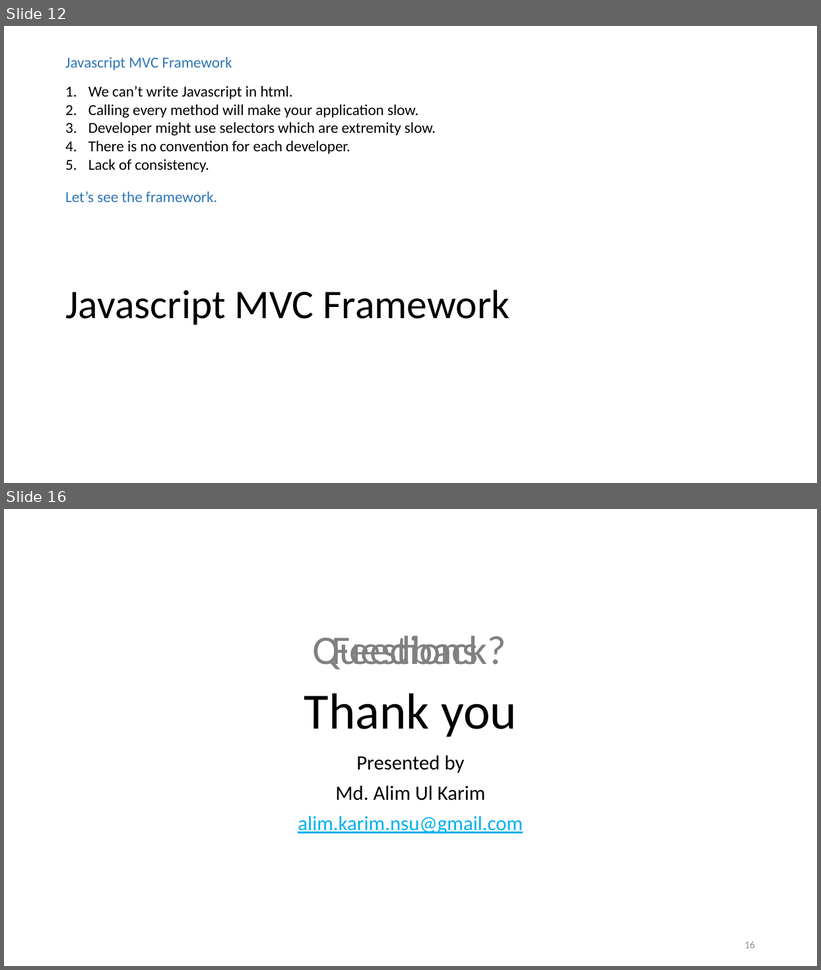
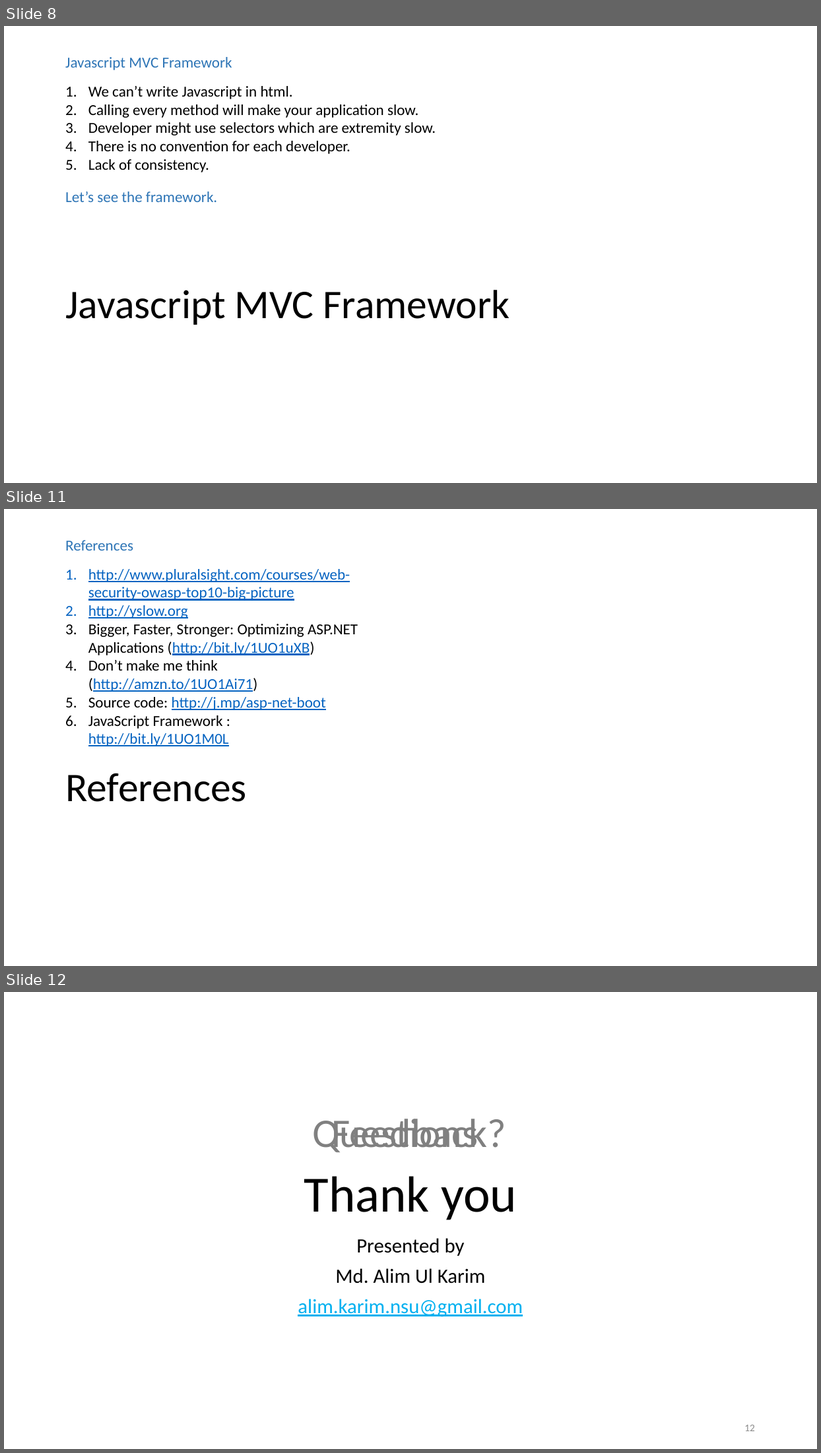
Before and after one commit to accorddeveloper/ASP.NET-MVC-Bootstrapper-Installed-Example, a slide deck: ASP.NET Presentation_2.pptx. Shown one above the other, each under a label of ours: slides 12 and 16 before the commit, slides 8, 11 and 12 after it; the slides between them are not shown. The pictures are 821x970 and 821x1453 pixels, drawn with LibreOffice and Linux fonts; fonts in the diff are those of the drawing. Boxes give left, top, right and bottom in pixels: in the first picture for what was removed or moved away, otherwise in the second. Text is boxed around its words. In the diff, an @@ line names an element or a change of style, - is before the commit and + after.

Commit message:
Slide half complete with References include

```diff
--- a/ASP.NET Presentation_2.pptx
+++ b/ASP.NET Presentation_2.pptx
@@ slide 11 added at <box>4,509,817,966</box>, background #FFFFFF @@
@@ text added at <box>65,540,133,551</box>, 18 pt, text #2E75B6 @@
+References
@@ text added at <box>88,569,358,747</box>, 18 pt, text #0563C1, underline @@
+1. http://www.pluralsight.com/courses/web-security-owasp-top10-big-picture
+2. http://yslow.org
+3. Bigger, Faster, Stronger: Optimizing ASP.NET Applications (http://bit.ly/1UO1uXB)
+4. Don’t make me think (http://amzn.to/1UO1Ai71)
+5. Source code: http://j.mp/asp-net-boot
+6. JavaScript Framework : http://bit.ly/1UO1M0L
@@ title added at <box>65,773,247,802</box>, 48 pt, text #000000 @@
+References
@@ what was slide 12 is now slide 8 @@
@@ what was slide 16 is now slide 12 @@
@@ page number at <box>745,1425,755,1432</box>: text changed @@
-16
+12
```
Also in this commit, not shown: 5 slides changed, 5 slides removed, 19 other files.
